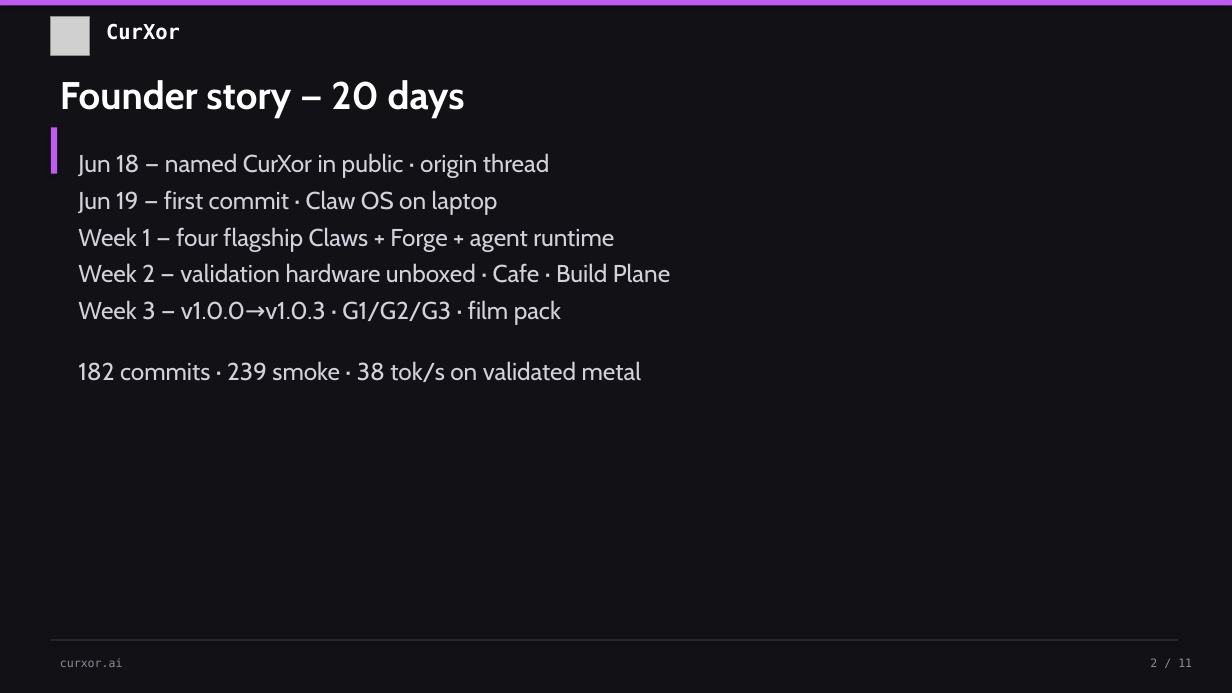
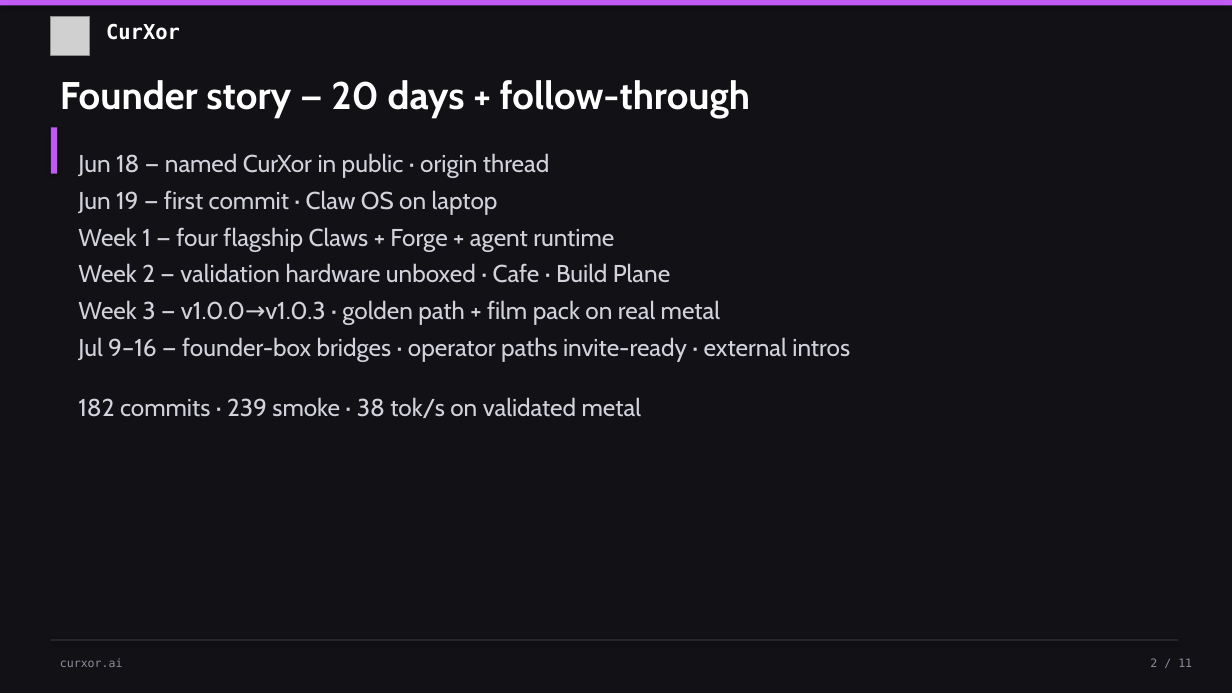
Before and after one commit to ankurmisra1982/curxor-storefront, a slide deck: slide 2 of docs/CurXor-Pitch-Deck-Speaker-Notes.pptx. Drawn at 1232x693 pixels with LibreOffice and Linux fonts; fonts in the diff are those of the drawing; grey boxes stand for pictures. Boxes give left, top, right and bottom in pixels: in the first picture for what was removed or moved away, otherwise in the second. Text is boxed around its words. In the diff, an @@ line names an element or a change of style, - is before the commit and + after.

```diff
--- a/docs/CurXor-Pitch-Deck-Speaker-Notes.pptx
+++ b/docs/CurXor-Pitch-Deck-Speaker-Notes.pptx
@@ text at bbox=[60, 80, 751, 118]: text changed @@
-Founder story — 20 days
+Founder story — 20 days + follow-through
@@ text at bbox=[78, 300, 850, 362]: text changed @@
-Week 3 — v1.0.0→v1.0.3 · G1/G2/G3 · film pack
+Week 3 — v1.0.0→v1.0.3 · golden path + film pack on real metal
+Jul 9–16 — founder-box bridges · operator paths invite-ready · external intros
```
Also in this commit, not shown: 4 other slides changed, 3 other files.
